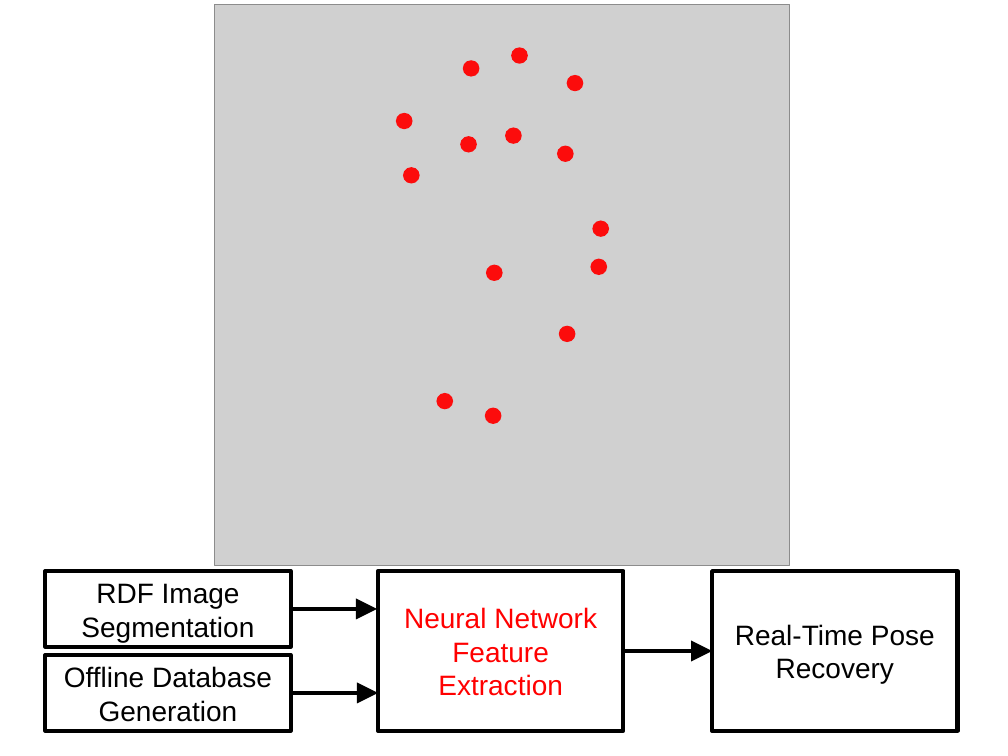
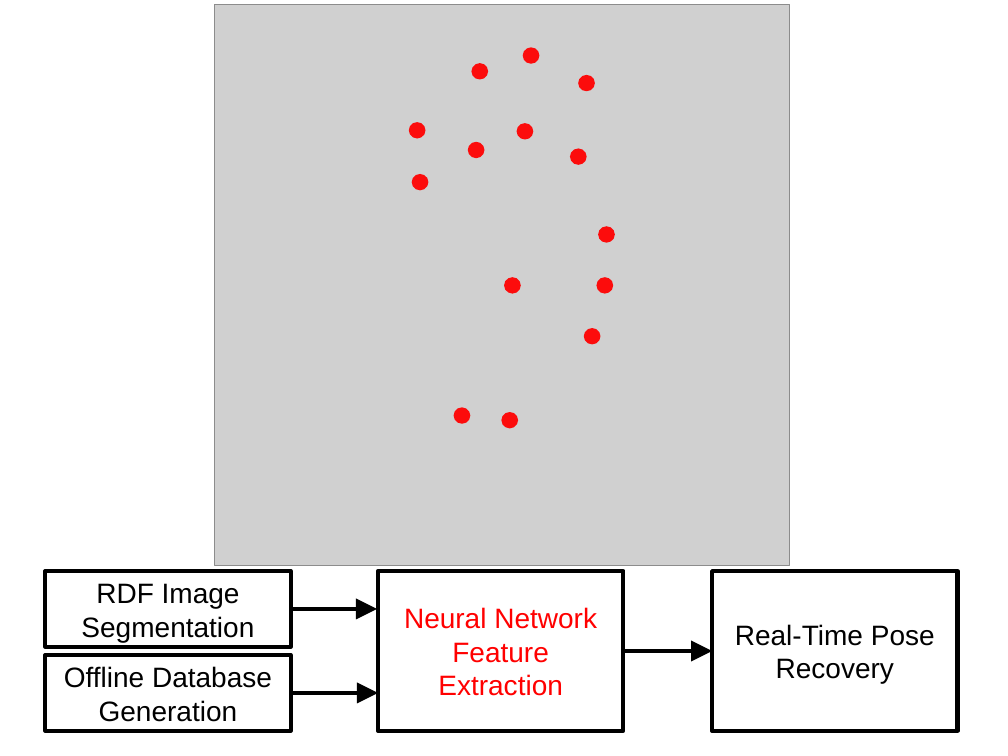
Before and after one commit to jonathantompson/KinectHands, a slide deck: slide 5 of TOG_Paper/video_stuff/movie_slides_4_3.pptx. Drawn at 1008x756 pixels with LibreOffice and Linux fonts; fonts in the diff are those of the drawing; grey boxes stand for pictures. Boxes give left, top, right and bottom in pixels: in the first picture for what was removed or moved away, otherwise in the second. Text is boxed around its words. In the diff, an @@ line names an element or a change of style, - is before the commit and + after.

```diff
--- a/TOG_Paper/video_stuff/movie_slides_4_3.pptx
+++ b/TOG_Paper/video_stuff/movie_slides_4_3.pptx
@@ ellipse: place and size @@
-ellipse at [511,47,528,64]
+ellipse at [523,47,540,64]
@@ ellipse: place and size @@
-ellipse at [463,60,480,77]
+ellipse at [472,64,489,80]
@@ ellipse: place and size @@
-ellipse at [566,75,584,91]
+ellipse at [579,75,596,91]
@@ ellipse: place and size @@
-ellipse at [396,113,413,129]
+ellipse at [409,122,426,138]
@@ ellipse: place and size @@
-ellipse at [461,136,478,152]
+ellipse at [468,142,485,158]
@@ ellipse: place and size @@
-ellipse at [505,127,522,143]
+ellipse at [516,123,533,139]
@@ ellipse: place and size @@
-ellipse at [557,145,575,161]
+ellipse at [570,148,587,164]
@@ ellipse: place and size @@
-ellipse at [403,167,420,183]
+ellipse at [411,174,428,191]
@@ ellipse: place and size @@
-ellipse at [593,221,610,237]
+ellipse at [598,226,615,242]
@@ ellipse: place and size @@
-ellipse at [486,265,503,281]
+ellipse at [504,277,521,293]
@@ ellipse: place and size @@
-ellipse at [591,259,608,275]
+ellipse at [597,277,614,293]
@@ ellipse: place and size @@
-ellipse at [558,326,576,342]
+ellipse at [584,328,601,344]
@@ ellipse: place and size @@
-ellipse at [436,393,454,409]
+ellipse at [454,407,471,423]
@@ ellipse: place and size @@
-ellipse at [485,407,502,423]
+ellipse at [501,412,518,428]
```
Also in this commit, not shown: 1 other slide changed, 2 slides added.
